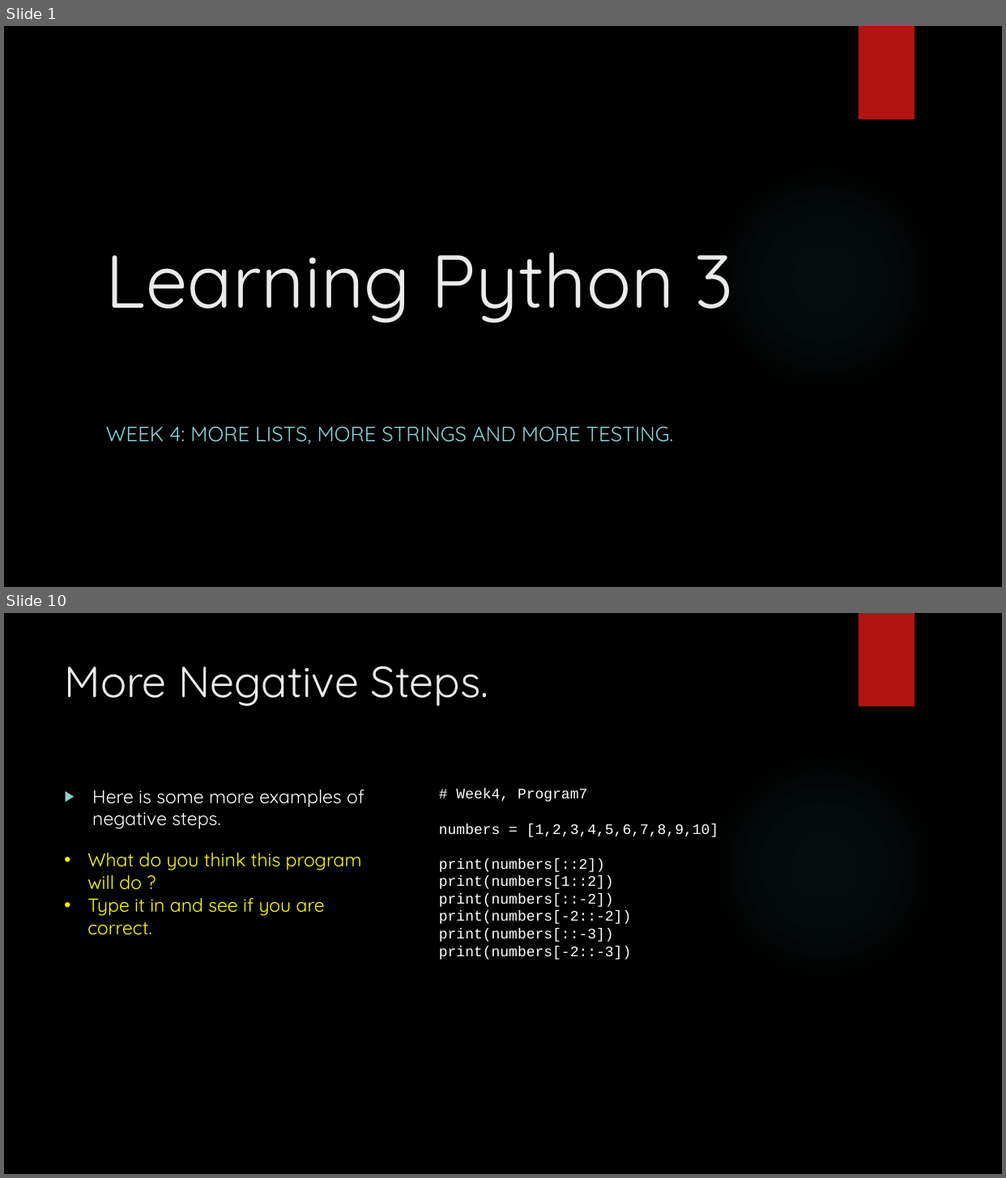
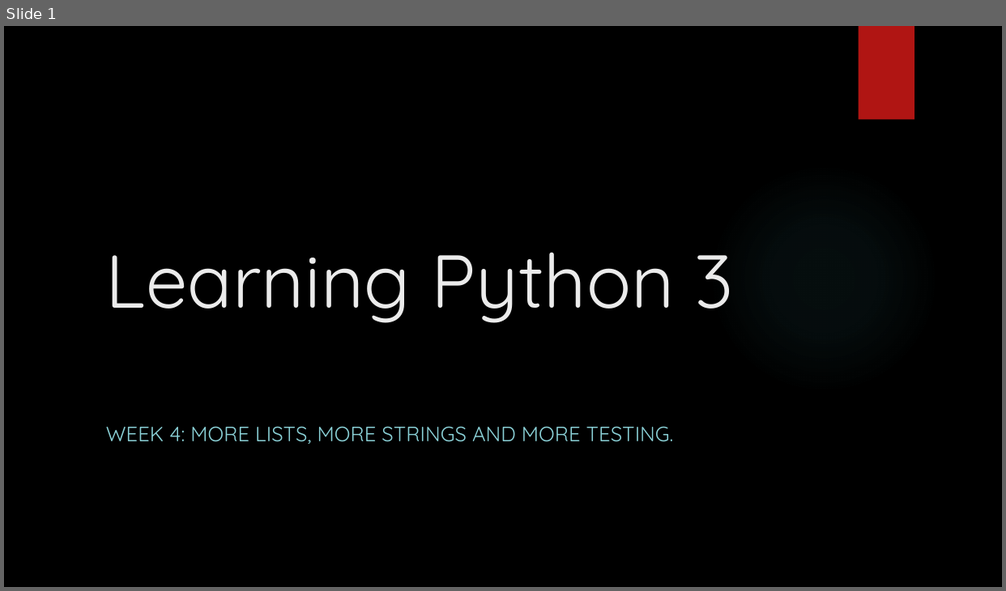
Before and after one commit to davidgroves/DGM_Tutorials, a slide deck: week5/week5.pptx. Shown one above the other, each under a label of ours: slides 1 and 10 before the commit, slide 1 after it; the slides between them are not shown. The pictures are 1006x1178 and 1006x591 pixels, drawn with LibreOffice and Linux fonts; fonts in the diff are those of the drawing; background and template pictures are left out. Boxes give left, top, right and bottom in pixels: in the first picture for what was removed or moved away, otherwise in the second. Text is boxed around its words. In the diff, an @@ line names an element or a change of style, - is before the commit and + after.

Commit message:
Week 5 partial checkin.

```diff
--- a/week5/week5.pptx
+++ b/week5/week5.pptx
@@ slide 10 removed at [4, 613, 1002, 1174], background picture (left out); not listed: 2 template elements that a slide beside it also shows @@
@@ title removed at [65, 666, 489, 706] @@
-More Negative Steps.
@@ text removed at [92, 790, 364, 829] @@
-▶ Here is some more examples of negative steps.
@@ text removed at [439, 789, 718, 960] @@
-# Week4, Program7
-numbers = [1,2,3,4,5,6,7,8,9,10]
-print(numbers[::2])
-print(numbers[1::2])
-print(numbers[::-2])
-print(numbers[-2::-2])
-print(numbers[::-3])
-print(numbers[-2::-3])
@@ text removed at [87, 853, 362, 935] @@
-• What do you think this program will do ?
-• Type it in and see if you are correct.
```
Also in this commit, not shown: 2 slides changed, 31 slides added, 19 other slides removed.
